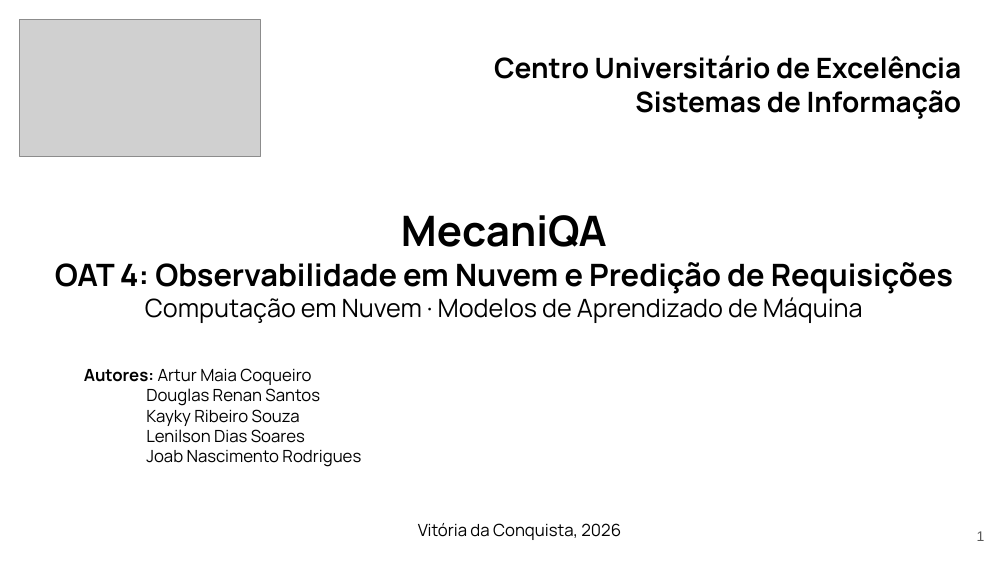
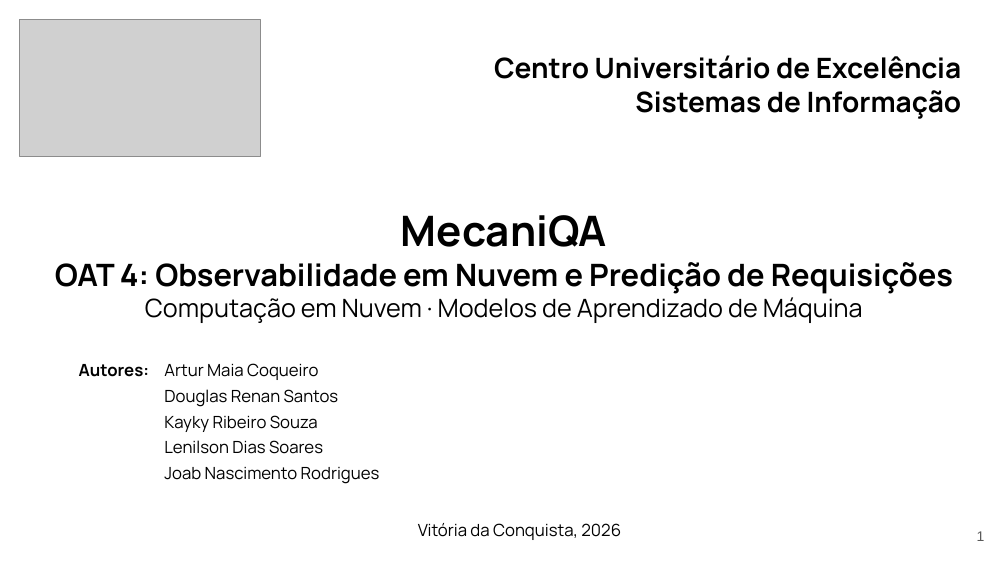
Before and after one commit to LenilsonSoares/mecaniQA-nuvem-macapa, a slide deck: slide 1 of oat4/apresentacao/mecaniQA_oat4_macapa.pptx. Drawn at 1008x567 pixels with LibreOffice and Linux fonts; fonts in the diff are those of the drawing; grey boxes stand for pictures. Boxes give left, top, right and bottom in pixels: in the first picture for what was removed or moved away, otherwise in the second. Text is boxed around its words. In the diff, an @@ line names an element or a change of style, - is before the commit and + after.

Commit message:
fix(oat4): nomes dos autores alinhados na capa

```diff
--- a/oat4/apresentacao/mecaniQA_oat4_macapa.pptx
+++ b/oat4/apresentacao/mecaniQA_oat4_macapa.pptx
@@ text "Artur Maia Coqueiro": place and size @@
-text "Artur Maia Coqueiro" at box(84, 368, 361, 467)
+text "Artur Maia Coqueiro" at box(164, 363, 380, 484)
@@ text added at box(79, 364, 149, 377), 12 pt, text #000000, bold @@
+Autores:
@@ text at box(164, 363, 318, 380): text changed @@
-Autores: Artur Maia Coqueiro
+Artur Maia Coqueiro
@@ text at box(164, 389, 380, 484): indent changed; more space between paragraphs @@
```
Also in this commit, not shown: 2 other files.
